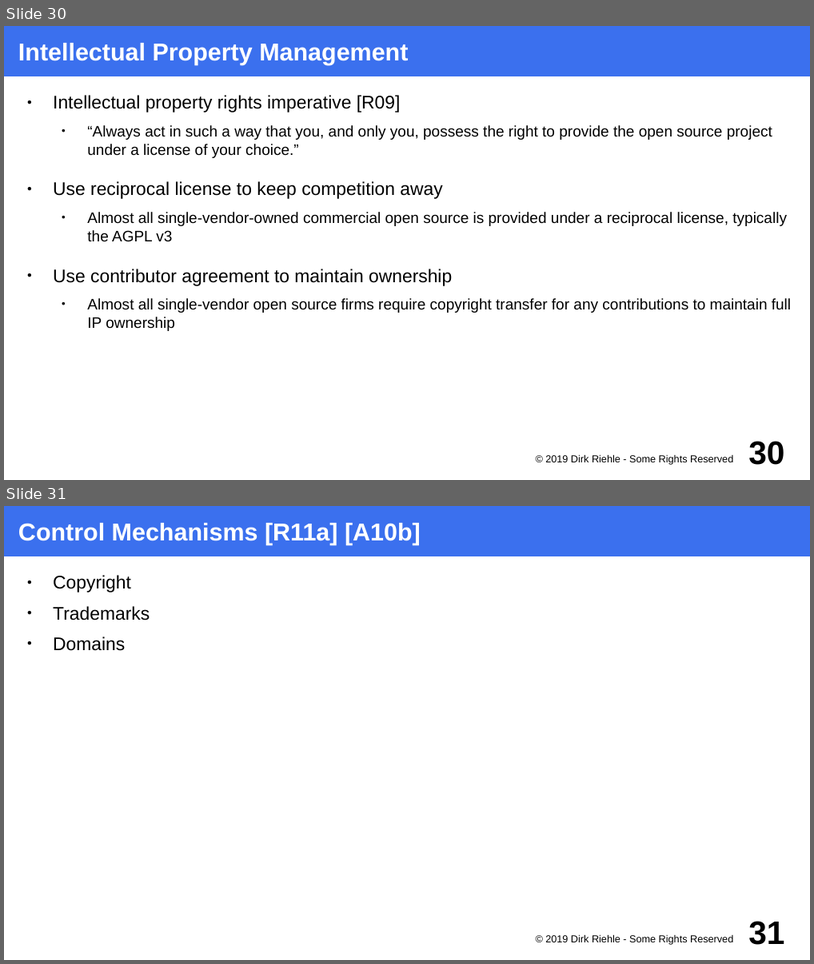
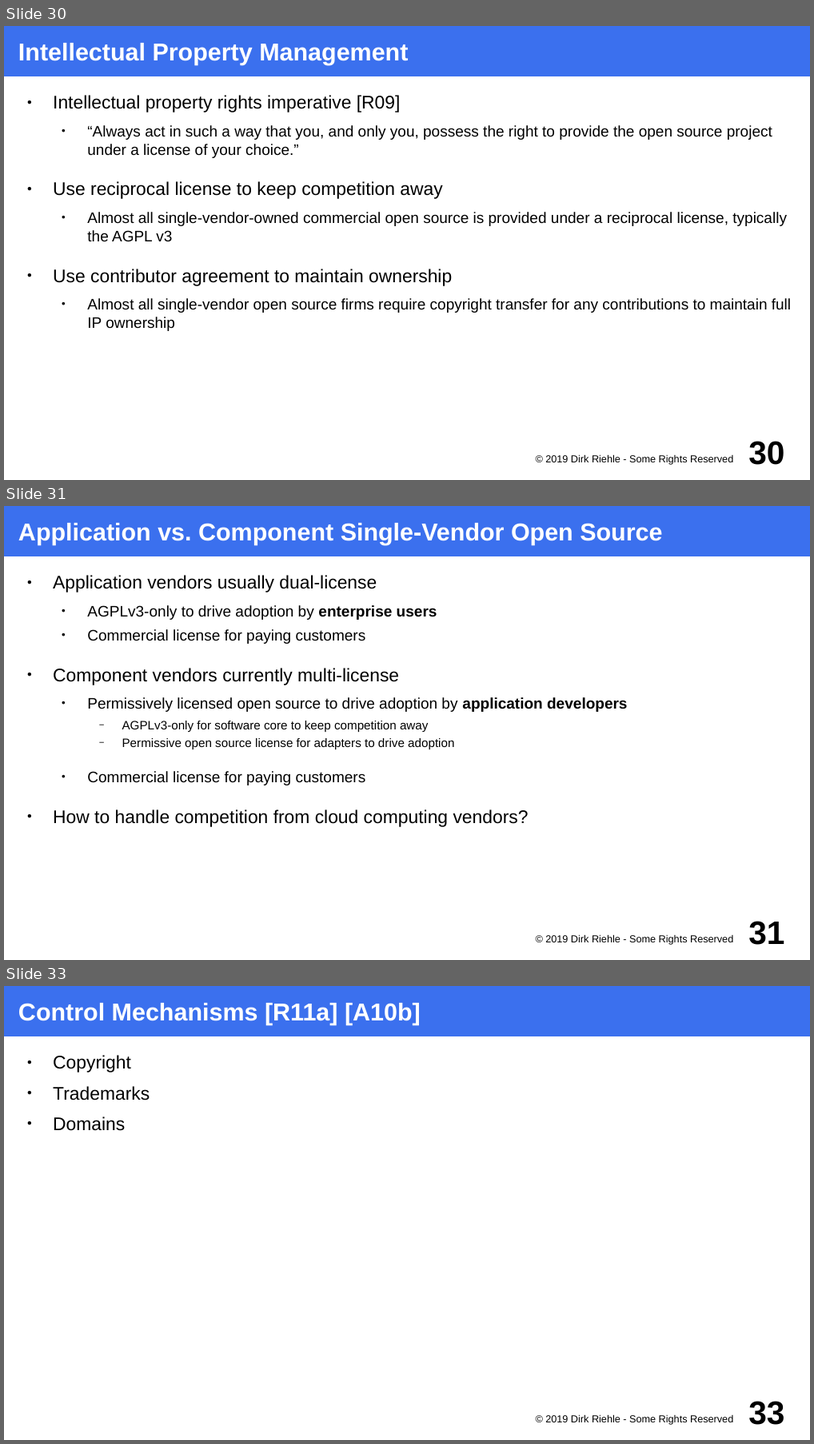
Before and after one commit to dirkriehle/foss-course, a slide deck: Lecture slides/FOSS C06 - Single-Vendor Firms.odp. Shown one above the other, each under a label of ours: slides 30 and 31 before the commit, slides 30, 31 and 33 after it; the slides between them are not shown. The pictures are 814x964 and 814x1444 pixels, drawn with LibreOffice and Linux fonts; fonts in the diff are those of the drawing. Boxes give left, top, right and bottom in pixels: in the first picture for what was removed or moved away, otherwise in the second. Text is boxed around its words. In the diff, an @@ line names an element or a change of style, - is before the commit and + after.

Commit message:
Updated single vendor slides to incorporate recent discussions

```diff
--- a/Lecture slides/FOSS C06 - Single-Vendor Firms.odp
+++ b/Lecture slides/FOSS C06 - Single-Vendor Firms.odp
@@ slide 31 added at (4,506,810,960), background #FFFFFF @@
@@ title added at (4,506,810,556), fill #3B70EE, 24 pt, text #FFFFFF, bold @@
+Application vs. Component Single-Vendor Open Source
@@ text added at (53,575,627,827), 15 pt, text #000000 @@
+● Application vendors usually dual-license
+  ● AGPLv3-only to drive adoption by enterprise users
+  ● Commercial license for paying customers
+● Component vendors currently multi-license
+  ● Permissively licensed open source to drive adoption by application developers
+    − AGPLv3-only for software core to keep competition away
+    − Permissive open source license for adapters to drive adoption
+  ● Commercial license for paying customers
+● How to handle competition from cloud computing vendors?
@@ text added at (546,934,734,944), 10 pt, text #000000 @@
+© 2019 Dirk Riehle - Some Rights Reserved
@@ page number added at (749,920,785,944), 32 pt, text #000000, bold @@
+31
@@ what was slide 31 is now slide 33 @@
@@ page number at (749,1400,785,1424): text changed @@
-31
+33
```
Also in this commit, not shown: 1 other slide added, 5 other files.
